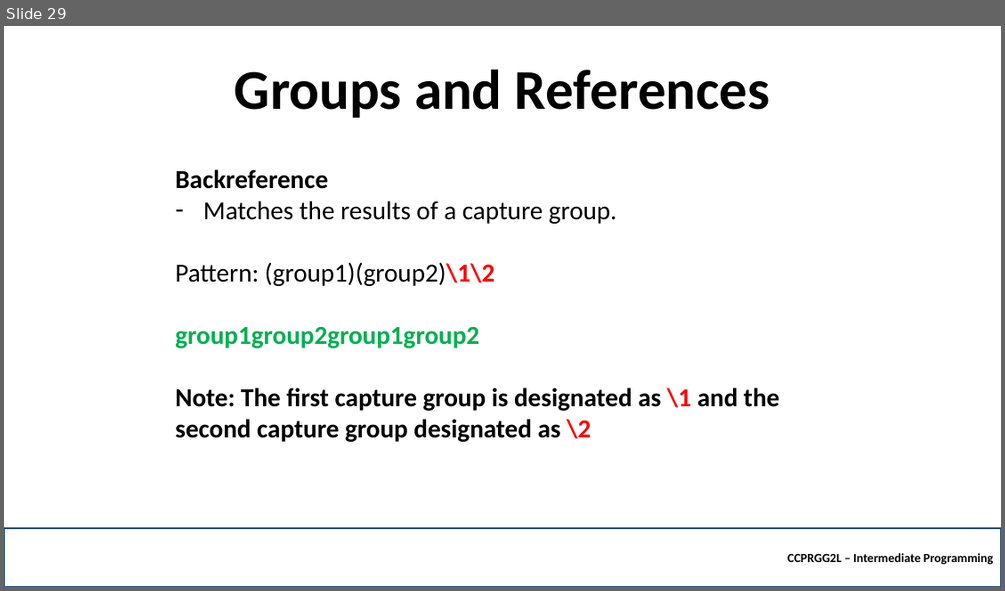
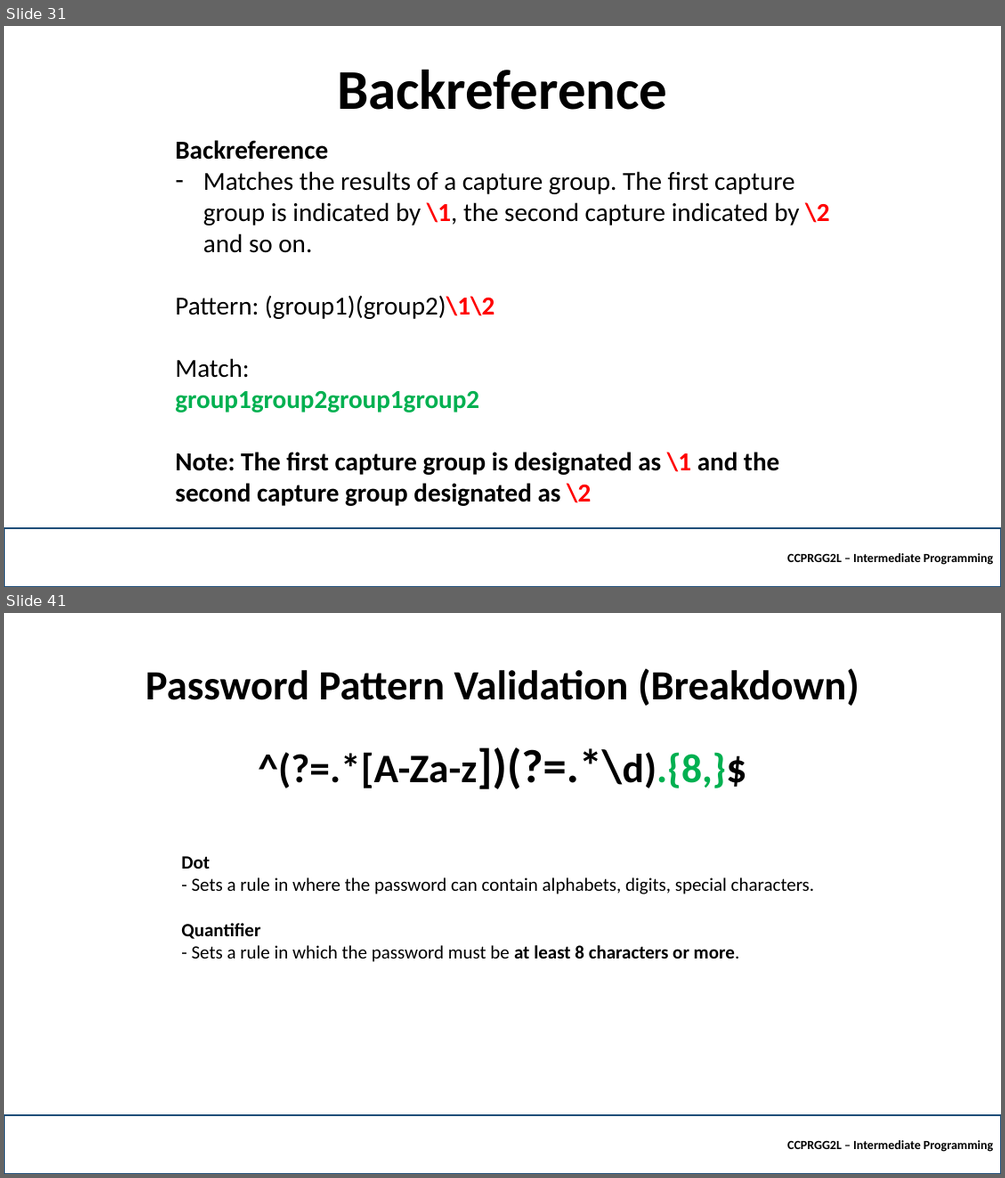
Before and after one commit to robitussin/CCPRGG2L, a slide deck: week_4/Regular Expressions.pptx. Shown one above the other, each under a label of ours: slide 29 before the commit, slides 31 and 41 after it; the slides between them are not shown. The pictures are 1005x591 and 1005x1178 pixels, drawn with LibreOffice and Linux fonts; fonts in the diff are those of the drawing; background and template pictures are left out. Boxes give left, top, right and bottom in pixels: in the first picture for what was removed or moved away, otherwise in the second. Text is boxed around its words. In the diff, an @@ line names an element or a change of style, - is before the commit and + after.

```diff
--- a/week_4/Regular Expressions.pptx
+++ b/week_4/Regular Expressions.pptx
@@ slide 41 added at (4, 613, 1001, 1174), background picture (left out) @@
@@ title added at (146, 668, 859, 706), 40 pt, text #000000, bold @@
+Password Pattern Validation (Breakdown)
@@ text added at (258, 752, 747, 788), 39 pt, text #000000, bold @@
+^(?=.*[A-Za-z])(?=.*\d).{8,}$
@@ text added at (181, 856, 814, 894), 18 pt, text #000000 @@
+Dot
+- Sets a rule in where the password can contain alphabets, digits, special characters.
@@ text added at (181, 923, 740, 962), 18 pt, text #000000 @@
+Quantifier
+- Sets a rule in which the password must be at least 8 characters or more.
@@ rectangle added at (4, 1115, 1001, 1174), outline #1F4E79 2.25 pt, 12 pt, text #000000, bold @@
+CCPRGG2L – Intermediate Programming
@@ what was slide 29 is now slide 31 @@
@@ slide 31 changed as well @@
@@ title at (337, 69, 667, 110): text changed @@
-Groups and References
+Backreference
@@ text "Backreference": place and size @@
-text "Backreference" at (175, 169, 779, 442)
+text "Backreference" at (175, 140, 829, 506)
@@ text at (203, 171, 829, 253): text changed @@
-– Matches the results of a capture group.
+– Matches the results of a capture group. The first capture group is indicated by \1, the second capture indicated by \2 and so on.
@@ text at (175, 358, 249, 378): paragraph added @@
+Match:
```
Also in this commit, not shown: 5 other slides changed, 12 other slides added.
